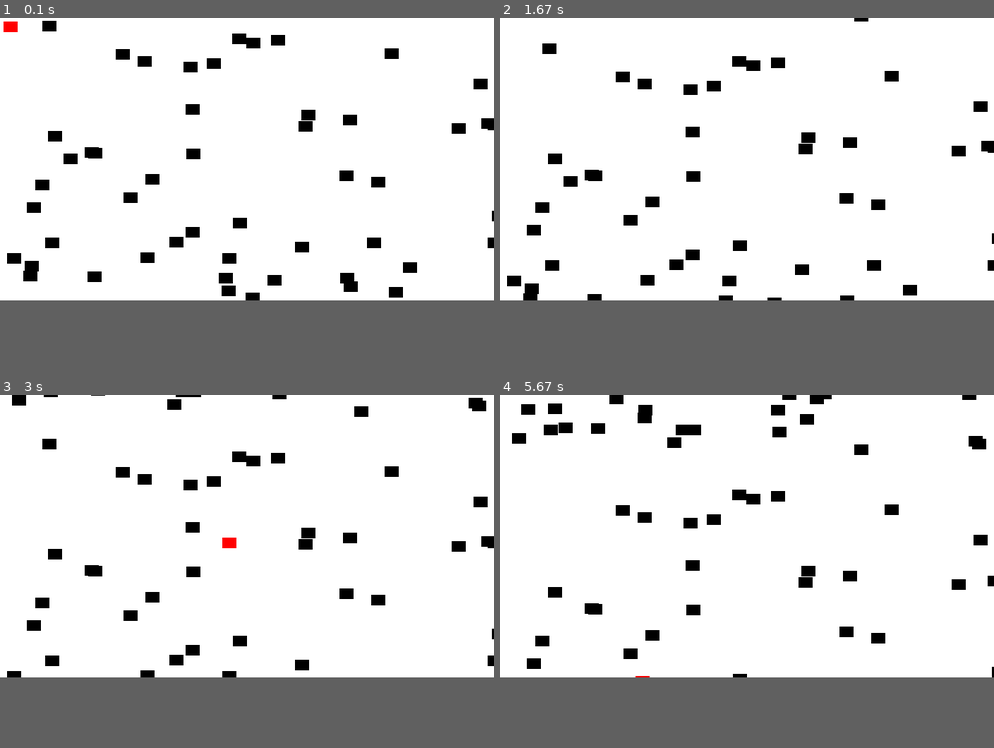
Above: before the commit, frames 1-4 (two rows, left to right).
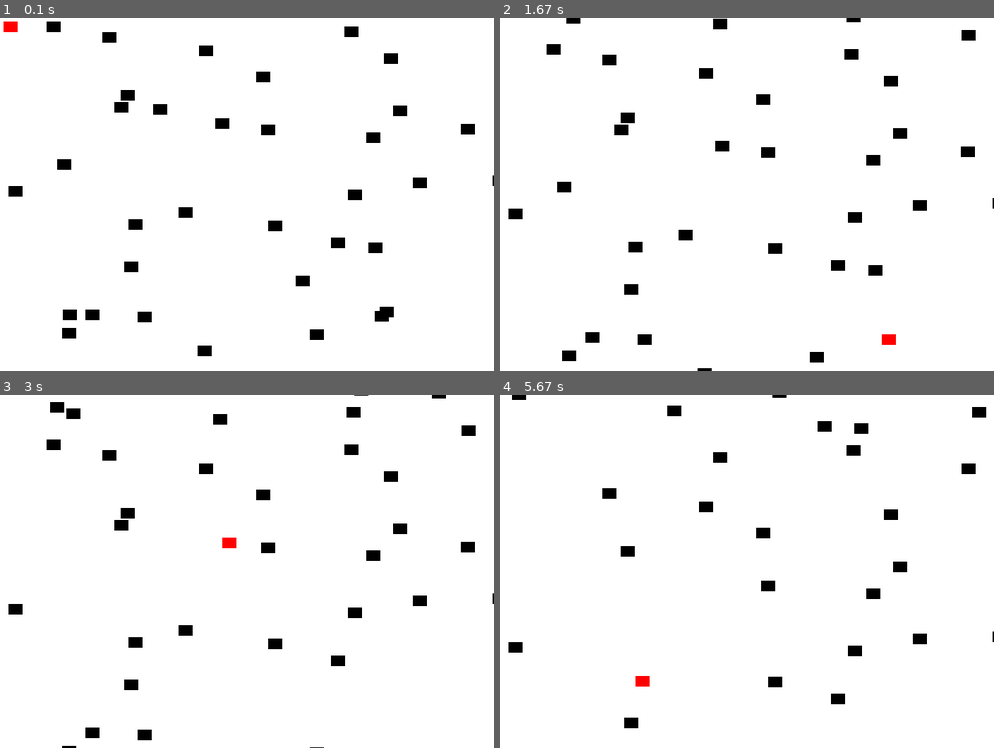
Above: after the commit, the same moments.

Repository: mohammedkadiri/PygameBasics
Game: pygame game, started from sprites.py
The game is run twice, just before and just after one commit, with the same random seed, the same clock (stepped at 60 frames per second) and the same inputs.
Inputs (mouse positions are in pixels of both pictures, inside the frame that each line leads up to):
- Up to frame 1 (0.1 s): no input
- Up to frame 2 (1.67 s): click (801, 286) at 0.4 s; click (569, 325) at 0.73 s; click (658, 123) at 1.07 s; click (880, 335) at 1.4 s
- Up to frame 3 (3 s): click (64, 564) at 1.73 s; click (375, 652) at 2.07 s; click (138, 398) at 2.4 s; click (222, 536) at 2.73 s
- Up to frame 4 (5.67 s): click (850, 451) at 3.07 s; click (559, 412) at 3.4 s; click (687, 642) at 3.73 s; click (969, 560) at 4.07 s; click (939, 412) at 4.4 s; click (554, 469) at 4.73 s; click (623, 553) at 5.07 s; click (633, 677) at 5.4 s
The window is 700x400 before the commit and 700x500 after it. Grey fills any space a smaller window leaves; there, only what the larger window draws over its background counts as a difference.

The runs differ from the first frame. In frame 1, 6.4% of the frame differs, in the area x 1-100%, y 0-96%; in frame 2, 5.8%; in frame 3, 5.3%; in frame 4, 5.5%.

Commit message:
Refactored code using an OOP approach

Diff:
--- a/sprites.py
+++ b/sprites.py
@@ -2,87 +2,143 @@
 import pygame
 import random
 
-black = (0, 0, 0)
-white = (255, 255, 255)
-red = (255, 0, 0)
+BLACK = (0, 0, 0)
+WHITE = (255, 255, 255)
+RED = (255, 0, 0)
+
+SCREEN_WIDTH = 700
+SCREEN_HEIGHT = 500
 
 class Block(pygame.sprite.Sprite):
+    """ This class represents a simple block the player collects. """
+
     def __init__(self, color, width, height):
-        pygame.sprite.Sprite.__init__(self)
-
+        super().__init__()
         self.image = pygame.Surface([width, height])
         self.image.fill(color)
         self.rect = self.image.get_rect()
 
     def reset_pos(self):
         self.rect.y = -20
-        self.rect.x = random.randrange(700-20)
+        self.rect.x = random.randrange(SCREEN_WIDTH - 20)
 
     def update(self):
+        """ Automatically called when we need to move the block."""
         self.rect.y += 1
 
-        if self.rect.y > 410:
+        if self.rect.y > SCREEN_HEIGHT + self.rect.height:
             self.reset_pos()
 
 class Player(Block):
+    """This class represnets the player. """
+    def __init__(self, color, width, height):
+        super().__init__(color, width, height)
+
     def update(self):
+        """ Update the player location. """
         pos = pygame.mouse.get_pos()
-
         self.rect.x = pos[0]
         self.rect.y = pos[1]
 
 
-pygame.init()
 
-screen_width = 700
-screen_height = 400
-screen = pygame.display.set_mode([screen_width, screen_height])
+class Game(object):
+    """This class represents an instance of the game. If we need to
+    reset the game we'd just need to create a new instance of this
+    class. """
 
-block_list = pygame.sprite.Group()
+    def __init__(self):
+        self.score = 0
+        self.game_over = False
 
-all_sprites_list = pygame.sprite.Group()
+        # create sprite lists
+        self.block_list = pygame.sprite.Group()
+        self.all_sprites_list = pygame.sprite.Group()
 
-for i in range(50):
-    block = Block(black, 20, 15)
+        # Create the block of sprites
+        for i in range(50):
+            block = Block(BLACK, 20, 15)
 
-    block.rect.x = random.randrange(screen_width)
-    block.rect.y = random.randrange(screen_height)
+            block.rect.x = random.randrange(SCREEN_WIDTH)
+            block.rect.y = random.randrange(-300, SCREEN_HEIGHT)
 
-    block_list.add(block)
-    all_sprites_list.add(block)
+            self.block_list.add(block)
+            self.all_sprites_list.add(block)
+
+        # Create the player
+        self.player = Player(RED,20,15)
+        self.all_sprites_list.add(self.player)
+
+    def process_events(self):
+
+        for event in pygame.event.get():
+            if event.type == pygame.QUIT:
+                return True
+            if event.type == pygame.MOUSEBUTTONDOWN:
+                if self.game_over:
+                    self.__init__()
+        return False
+
+    def run_logic(self):
+
+        if not self.game_over:
+            self.all_sprites_list.update()
+
+            blocks_hit_list = pygame.sprite.spritecollide(self.player, self.block_list, True)
+
+            for block in blocks_hit_list:
+                self.score += 1
+                print(self.score)
+
+            if len(self.block_list) == 0:
+                self.game_over = True
+
+    def display_frame(self, screen):
+        screen.fill(WHITE)
+
+        if self.game_over:
+            # font = pygame.font.Font("Serif", 25)
+            font = pygame.font.SysFont("serif", 25)
+            text = font.render("Game Over, click to restart", True, BLACK)
+            center_x = (SCREEN_WIDTH // 2) - (text.get_width() // 2)
+            center_y = (SCREEN_HEIGHT // 2) - (text.get_height() // 2)
+            screen.blit(text, [center_x, center_y])
+
+        if not self.game_over:
+            self.all_sprites_list.draw(screen)
+
+        pygame.display.flip()
 
 
-player = Player(red, 20, 15)
-all_sprites_list.add(player)
+def main():
 
-done = False
+    pygame.init()
 
-clock = pygame.time.Clock()
+    size = [SCREEN_WIDTH, SCREEN_HEIGHT]
+    screen = pygame.display.set_mode(size)
 
-score = 0
+    pygame.display.set_caption("My Game")
+    pygame.mouse.set_visible(False)
 
 
-while not done:
+    done = False
+    clock = pygame.time.Clock()
 
-    for event in pygame.event.get():
-        if event.type == pygame.QUIT:
-            done = True
+    game = Game()
 
-    screen.fill(white)
 
-    all_sprites_list.update()
+    while not done:
 
-    blocks_hit_list = pygame.sprite.spritecollide(player, block_list, False)
+        done = game.process_events()
 
-    for block in blocks_hit_list:
-        score += 1
-        print(score)
-        block.reset_pos()
+        game.run_logic()
 
-    all_sprites_list.draw(screen)
+        game.display_frame(screen)
 
-    clock.tick(20)
+        clock.tick(20)
 
-    pygame.display.flip()
+    pygame.quit()
 
-pygame.quit()
+
+if __name__ == '__main__':
+    main()
